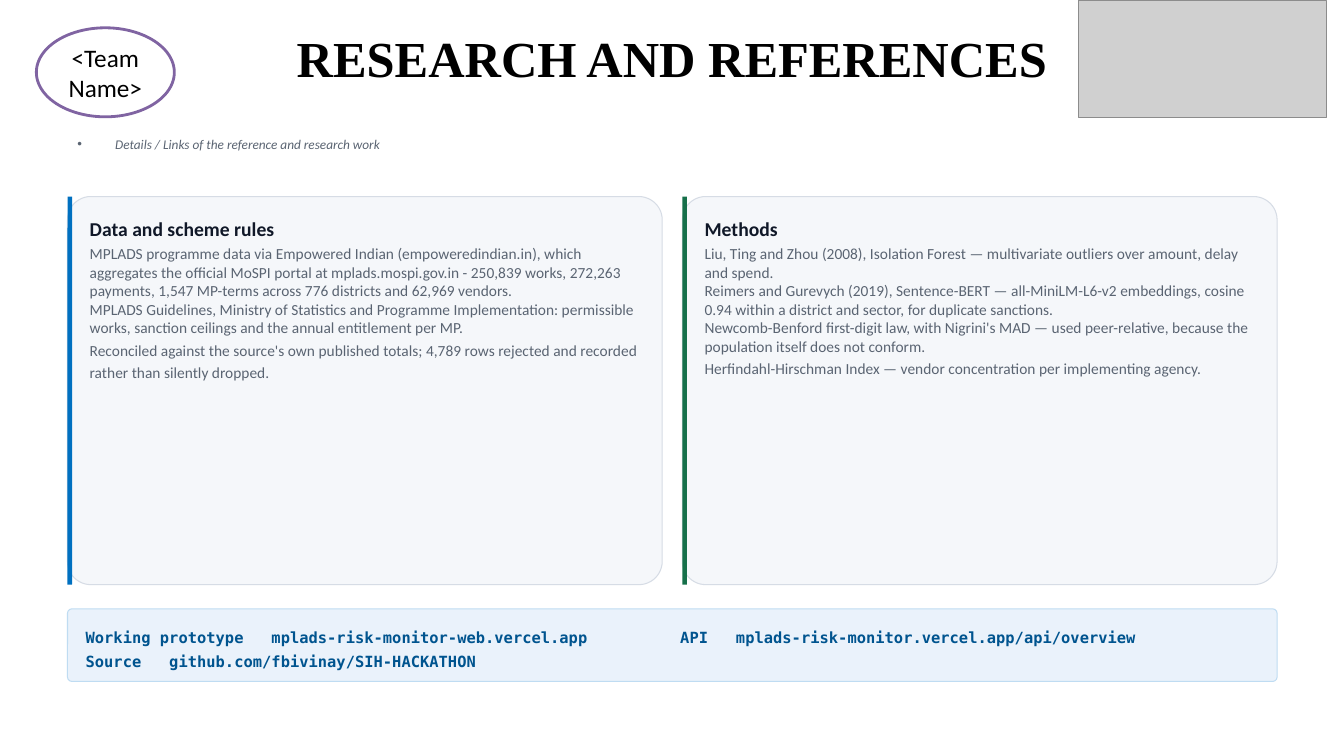
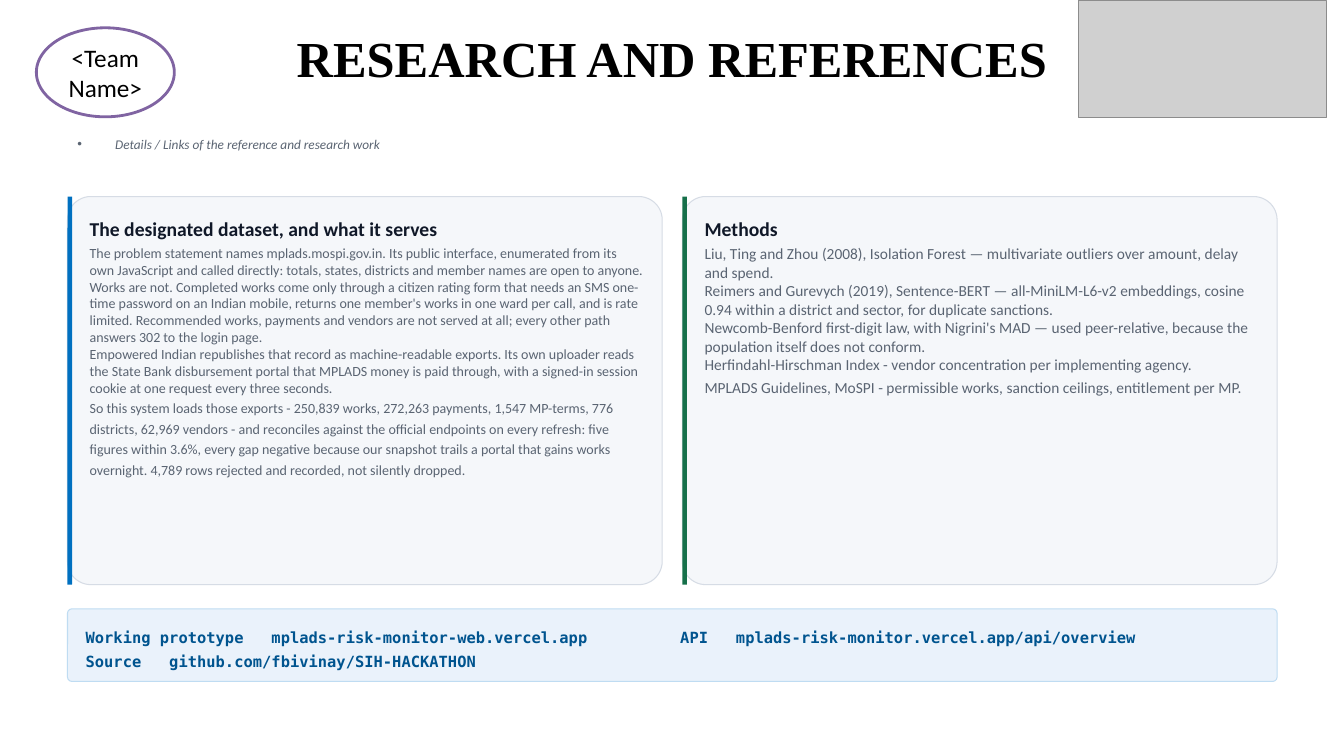
Before and after one commit to fbivinay/SIH-HACKATHON, a slide deck: slide 6 of docs/deck/SIH26102-MPLADS-SIH-Idea.pptx. Drawn at 1344x756 pixels with LibreOffice and Linux fonts; fonts in the diff are those of the drawing; grey boxes stand for pictures. Boxes give left, top, right and bottom in pixels: in the first picture for what was removed or moved away, otherwise in the second. Text is boxed around its words. In the diff, an @@ line names an element or a change of style, - is before the commit and + after.

```diff
--- a/docs/deck/SIH26102-MPLADS-SIH-Idea.pptx
+++ b/docs/deck/SIH26102-MPLADS-SIH-Idea.pptx
@@ text at <box>90,222,437,240</box>: text changed @@
-Data and scheme rules
+The designated dataset, and what it serves
@@ text at <box>90,248,643,478</box>: text changed; size 11 to 10 pt @@
-MPLADS programme data via Empowered Indian (empoweredindian.in), which aggregates the official MoSPI portal at mplads.mospi.gov.in - 250,839 works, 272,263 payments, 1,547 MP-terms across 776 districts and 62,969 vendors.
-MPLADS Guidelines, Ministry of Statistics and Programme Implementation: permissible works, sanction ceilings and the annual entitlement per MP.
-Reconciled against the source's own published totals; 4,789 rows rejected and recorded rather than silently dropped.
+The problem statement names mplads.mospi.gov.in. Its public interface, enumerated from its own JavaScript and called directly: totals, states, districts and member names are open to anyone. Works are not. Completed works come only through a citizen rating form that needs an SMS one-time password on an Indian mobile, returns one member's works in one ward per call, and is rate limited. Recommended works, payments and vendors are not served at all; every other path answers 302 to the login page.
+Empowered Indian republishes that record as machine-readable exports. Its own uploader reads the State Bank disbursement portal that MPLADS money is paid through, with a signed-in session cookie at one request every three seconds.
+So this system loads those exports - 250,839 works, 272,263 payments, 1,547 MP-terms, 776 districts, 62,969 vendors - and reconciles against the official endpoints on every refresh: five figures within 3.6%, every gap negative because our snapshot trails a portal that gains works overnight. 4,789 rows rejected and recorded, not silently dropped.
@@ text at <box>705,248,1248,396</box>: text changed @@
-Liu, Ting and Zhou (2008), Isolation Forest — multivariate outliers over amount, delay and spend.
-Reimers and Gurevych (2019), Sentence-BERT — all-MiniLM-L6-v2 embeddings, cosine 0.94 within a district and sector, for duplicate sanctions.
-Newcomb-Benford first-digit law, with Nigrini's MAD — used peer-relative, because the population itself does not conform.
-Herfindahl-Hirschman Index — vendor concentration per implementing agency.
+Liu, Ting and Zhou (2008), Isolation Forest — multivariate outliers over amount, delay and spend.
+Reimers and Gurevych (2019), Sentence-BERT — all-MiniLM-L6-v2 embeddings, cosine 0.94 within a district and sector, for duplicate sanctions.
+Newcomb-Benford first-digit law, with Nigrini's MAD — used peer-relative, because the population itself does not conform.
+Herfindahl-Hirschman Index - vendor concentration per implementing agency.
+MPLADS Guidelines, MoSPI - permissible works, sanction ceilings, entitlement per MP.
```
Also in this commit, not shown: 1 other slide changed, 1 other file.
